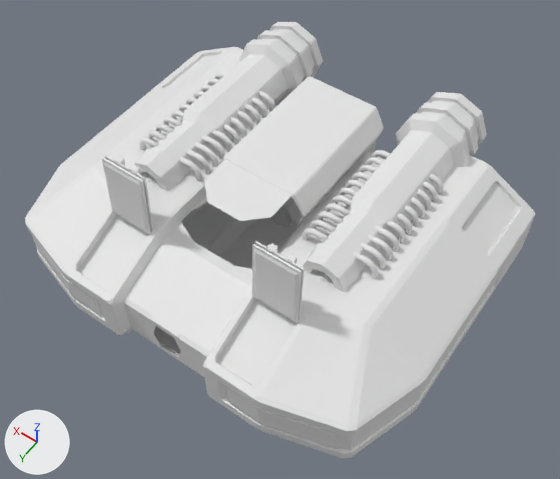
What one commit did to the Blender file SeniorCapstone/Ship/MainShip/ShipBody/FreighterShipBody_001.blend.
Rendered twice from a 50 mm lens placed at (-25.2, 28.0, 53.8), pointed at (-1.5, -5.2, 1.7). Every picture has the same lights, and +X, +Y and +Z are marked at lower left.

In view in the first picture: 'Cube', 'MainEngine', 'MainEnginePipes', 'MainExterior'.
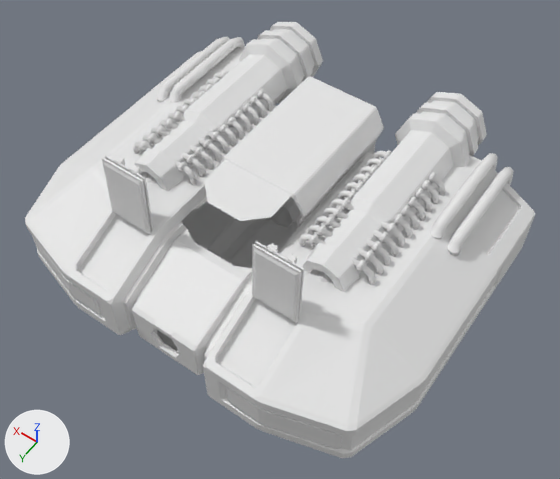
Where the change shows, as pixel boxes (x1, y1, x2, y2) in the pictures (560 x 479 px):
'MainEnginePipes', reshaped, modifiers changed
    before: (139, 73, 444, 279)
    after: (133, 71, 445, 285)
'Cylinder', added
    after: (156, 37, 513, 256)
part 1 of me_cylinder_003, rebuilt
    before: (178, 91, 390, 241)
    after: (173, 89, 392, 246)
part 2 of me_cylinder_003, rebuilt
    before: (139, 73, 444, 279)
    after: (133, 71, 445, 285)
part 3 of me_cube_006, built on
    before: (127, 218, 296, 378)
    after: (127, 218, 298, 375)

What changed in the scene script:
```text
Change me_cylinder_003:
    used by ob_mainenginepipes; location = (0.0, -13.45, 6.25); scale = (0.254, 0.254, 0.254)
    remove me_cylinder_003.from_pydata(...)  # 128 vertices, 116 faces; spans x 19.7..46.2, y -1.0..1.0, z 0.9..7.4
    add me_cylinder_003.from_pydata(...)  # 152 vertices, 140 faces; spans x 20.2..46.7, y -1.8..1.8, z 0.9..8.2
    me_cylinder_003 part 1: the loose piece of 64 vertices spanning x 19.7..28.4, y -1.0..1.0, z 0.9..7.4 is rebuilt with 88 vertices and now spans x 20.2..28.9, y -1.8..1.8, z 0.9..8.2
    me_cylinder_003 part 2: the loose piece of 64 vertices spanning x 37.5..46.2, y -1.0..1.0, z 0.9..7.4 is rebuilt with 64 vertices and now spans x 38.0..46.7, y -1.8..1.8, z 0.9..8.2
Change me_cube_006:
    used by ob_mainexterior; location = (0.0, 0.0, 1.2)
    remove me_cube_006.from_pydata(...)  # 310 vertices, 288 faces; spans x 0.0..18.3, y -18.7..8.8, z -7.0..8.2
    add me_cube_006.from_pydata(...)  # 353 vertices, 326 faces; spans x 0.0..18.3, y -18.7..8.8, z -7.0..8.2
    me_cube_006 part 3
    33 vertices are removed from x 0.0..3.7, y -1.0..7.9, z -5.9..4.5
    32 faces are deleted
    8 vertices move from x 1.4..2.0, y 1.5..7.9, z -2.0..4.5 to x 3.4..3.7, y 0.5..7.1, z -2.0..4.0
    43 vertices are added at x 0.0..3.7, y -13.1..8.1, z -5.7..4.4
    13 new vertices lie (0.5, 0.0, 0.0) away from vertices in x 0.9..1.7, y -13.1..8.1, z -5.7..4.4
    9 new vertices lie (-0.9, 0.0, 0.0) away from vertices in x 0.9, y -13.1..8.1, z -5.7..2.1
    5 new vertices lie (1.7, 0.0, 0.0) away from vertices in x 1.4, y -13.1..8.1, z -5.7..2.1
    6 new vertices lie (0.0, 0.4, 0.0) away from vertices in x 0.0..1.5, y -10.5..7.7, z -5.6..1.5
    70 new faces join them
Add me_cylinder_005:
    me_cylinder_005.from_pydata(...)  # 112 vertices, 106 faces; spans x -13.84..-12.7, y -10.37..0.33, z -5.95..0.79
    me_cylinder_005.polygons.foreach_set('use_smooth', [True] * 106)
Change ob_mainenginepipes:
    where _m = ob_mainenginepipes.modifiers.new('Array', 'ARRAY')
    _m.relative_offset_displace: (0.0, 2.0, 0.0) -> (0.0, 1.2, 0.0)
Add ob_cylinder:
    ob_cylinder = bpy.data.objects.new('Cylinder', me_cylinder_005)
    ob_cylinder.location = (0.0, -9.42, 6.97)
    _m = ob_cylinder.modifiers.new('Array', 'ARRAY')
    _m.constant_offset_displace = (0.0, 0.0, 0.0)
    _m.relative_offset_displace = (-1.4, 0.0, -0.1)
    _m = ob_cylinder.modifiers.new('Mirror', 'MIRROR')
```
